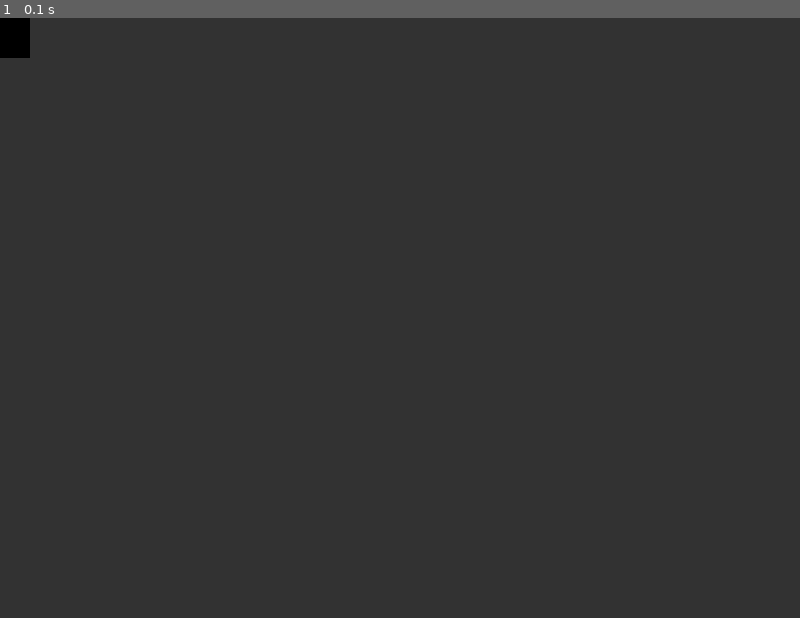
Above: before the commit, frame 1.
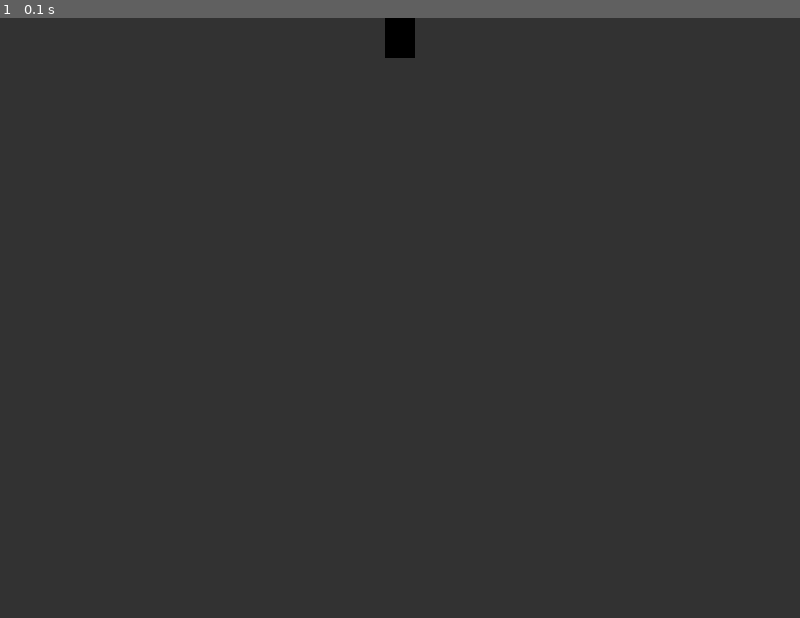
Above: after the commit, the same moment.

Repository: erovicecode590/pygame
Game: pygame game, started from main.py
The game is run twice, just before and just after one commit, with the same random seed, the same clock (stepped at 60 frames per second) and the same inputs.
Inputs:
- Up to frame 1 (0.1 s): no input

The runs differ from the first frame. In frame 1, 0.5% of the frame differs, in the area x 0-52%, y 0-7%.

Commit message:
changes added

Diff:
--- a/sprites.py
+++ b/sprites.py
@@ -10,3 +10,7 @@
         self.image = pg.Surface((30, 40))
         self.image.fill(BLACK)
         self.rect = self.image.get_rect()
+        self.rect.centerx = WIDTH/2
+
+    def update(self):
+        pass
